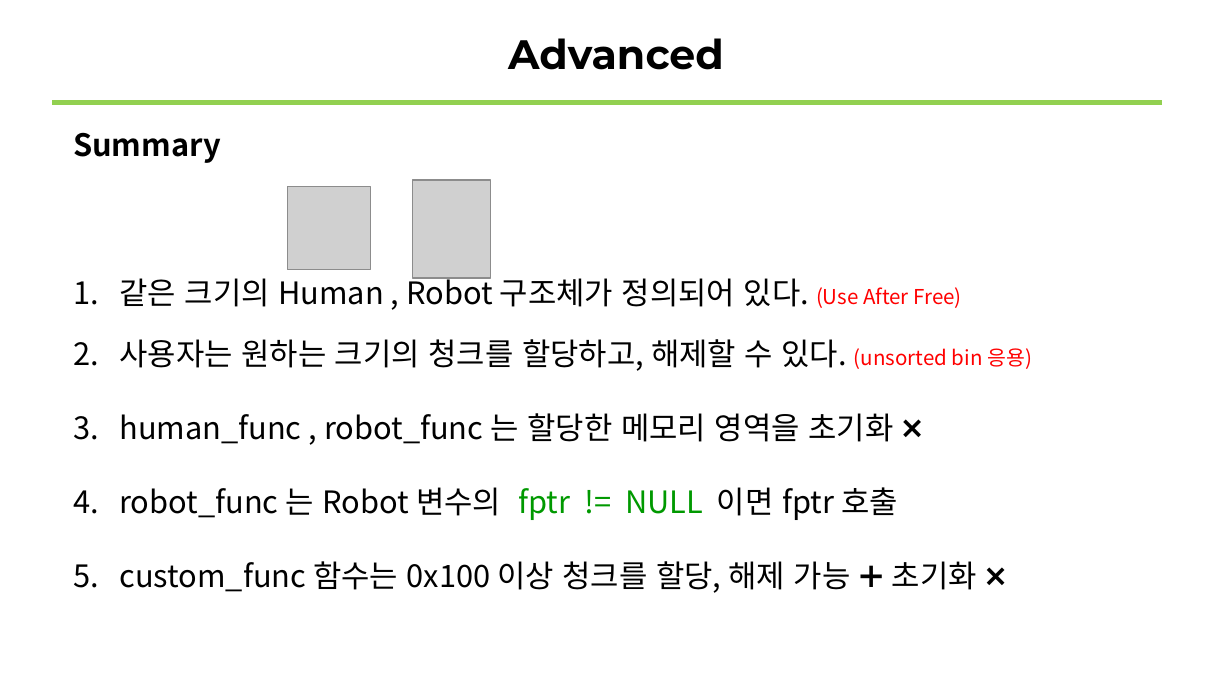
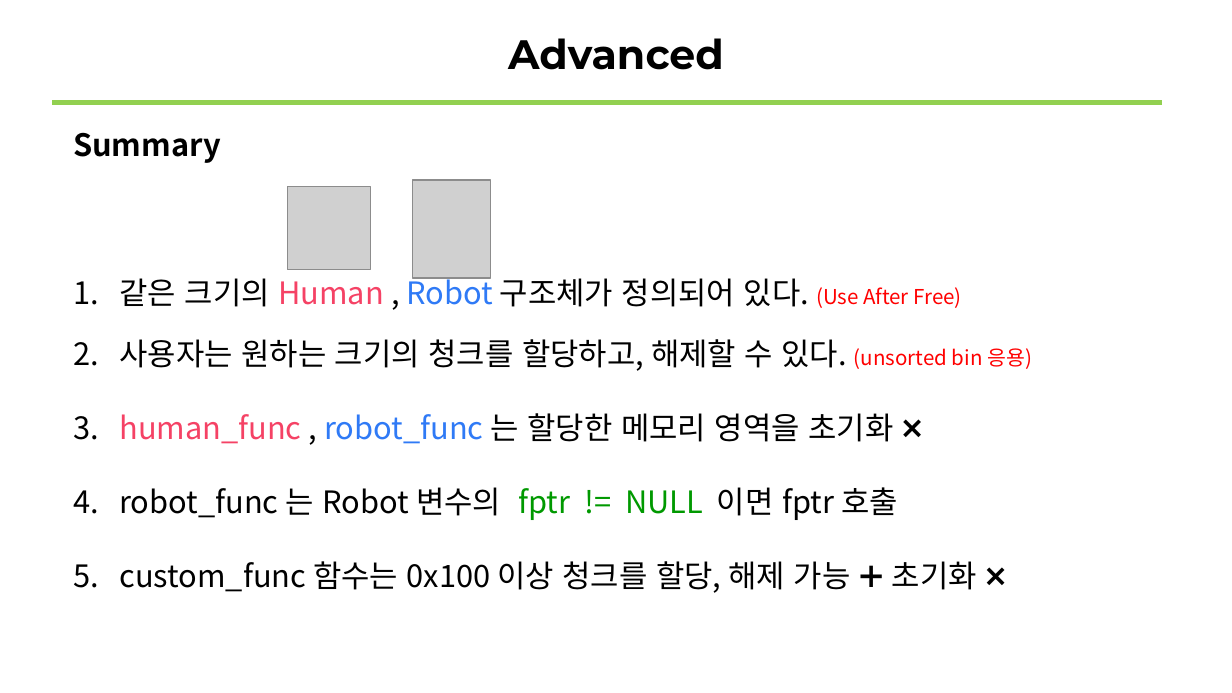
Before and after one commit to sewonpark-sec/SSL-Seminar, a slide deck: slide 14 of 11_Use_After_Free.pptx (slide 16 before the commit). Drawn at 1232x693 pixels with LibreOffice and Linux fonts; fonts in the diff are those of the drawing; grey boxes stand for pictures. Boxes give left, top, right and bottom in pixels: in the first picture for what was removed or moved away, otherwise in the second. Text is boxed around its words. In the diff, an @@ line names an element or a change of style, - is before the commit and + after.

```diff
--- a/11_Use_After_Free.pptx
+++ b/11_Use_After_Free.pptx
@@ text at (119,272,961,444): text colour #000000 to #F54265 in "Human", "human_func"; text colour #000000 to #2F7AF6 in "Robot", "robot_func" @@
```
Also in this commit, not shown: 9 other slides changed, 4 slides added, 9 slides removed.
